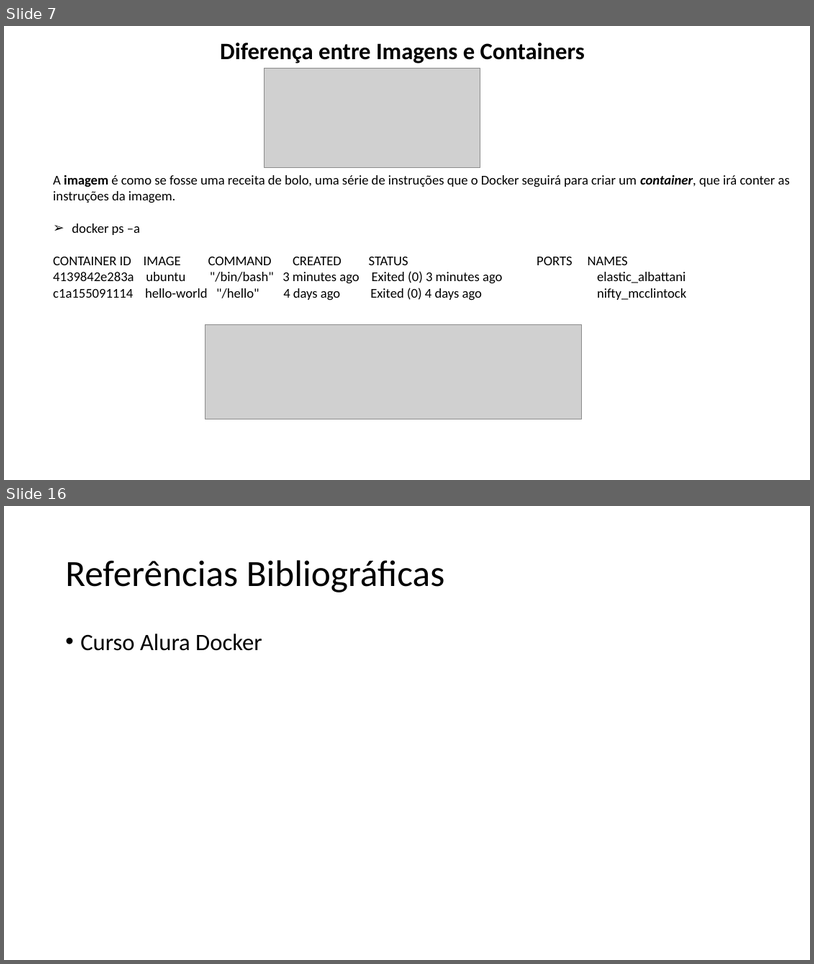
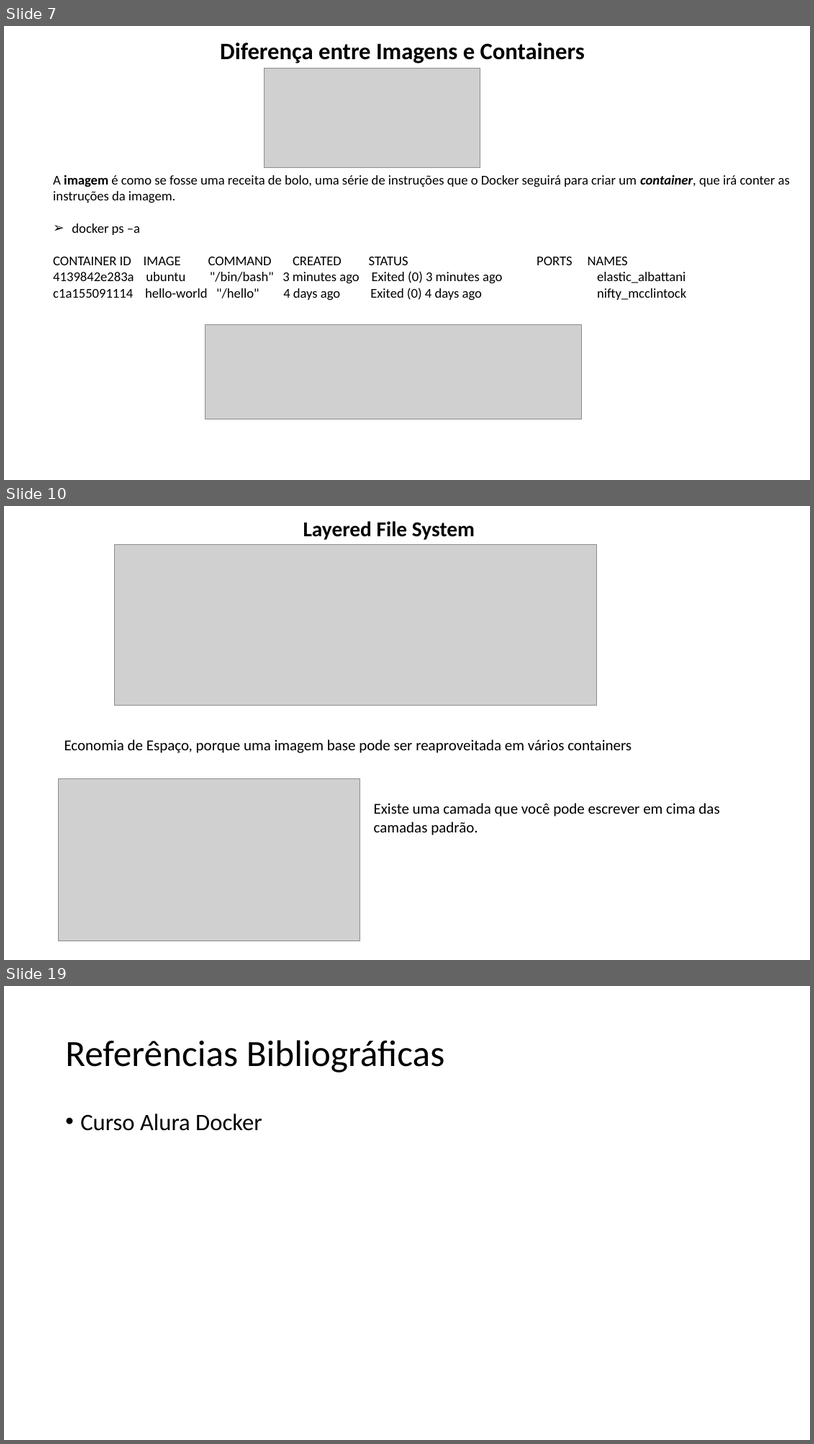
Before and after one commit to lacsousa/learning-docker, a slide deck: docs/docker-resumo.pptx. Shown one above the other, each under a label of ours: slides 7 and 16 before the commit, slides 7, 10 and 19 after it; the slides between them are not shown. The pictures are 814x964 and 814x1444 pixels, drawn with LibreOffice and Linux fonts; fonts in the diff are those of the drawing; grey boxes stand for pictures. Boxes give left, top, right and bottom in pixels: in the first picture for what was removed or moved away, otherwise in the second. Text is boxed around its words. In the diff, an @@ line names an element or a change of style, - is before the commit and + after.

```diff
--- a/docs/docker-resumo.pptx
+++ b/docs/docker-resumo.pptx
@@ slide 10 added at [4,506,810,960], background #FFFFFF @@
@@ title added at [304,521,475,540], 25.2 pt, text #000000, bold @@
+Layered File System
@@ picture added at [115,545,597,705] @@
@@ text added at [64,739,632,753], 18 pt, text #000000 @@
+Economia de Espaço, porque uma imagem base pode ser reaproveitada em vários containers
@@ picture added at [59,779,360,940] @@
@@ text added at [374,803,720,835], 18 pt, text #000000 @@
+Existe uma camada que você pode escrever em cima das camadas padrão.
@@ what was slide 16 is now slide 19 @@
```
Also in this commit, not shown: 1 slide changed, 6 other slides added, 4 slides removed, 2 other files.
